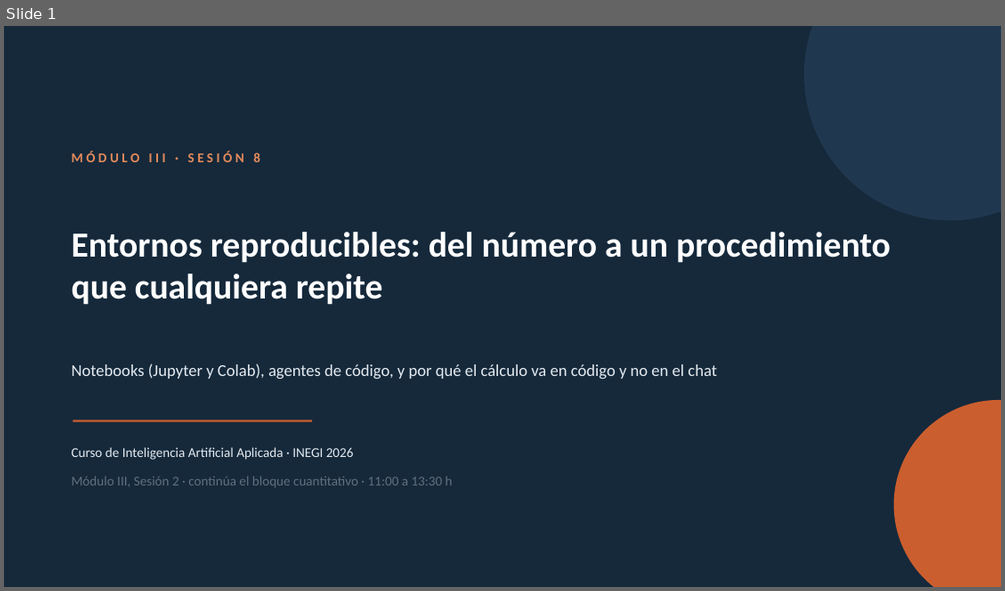
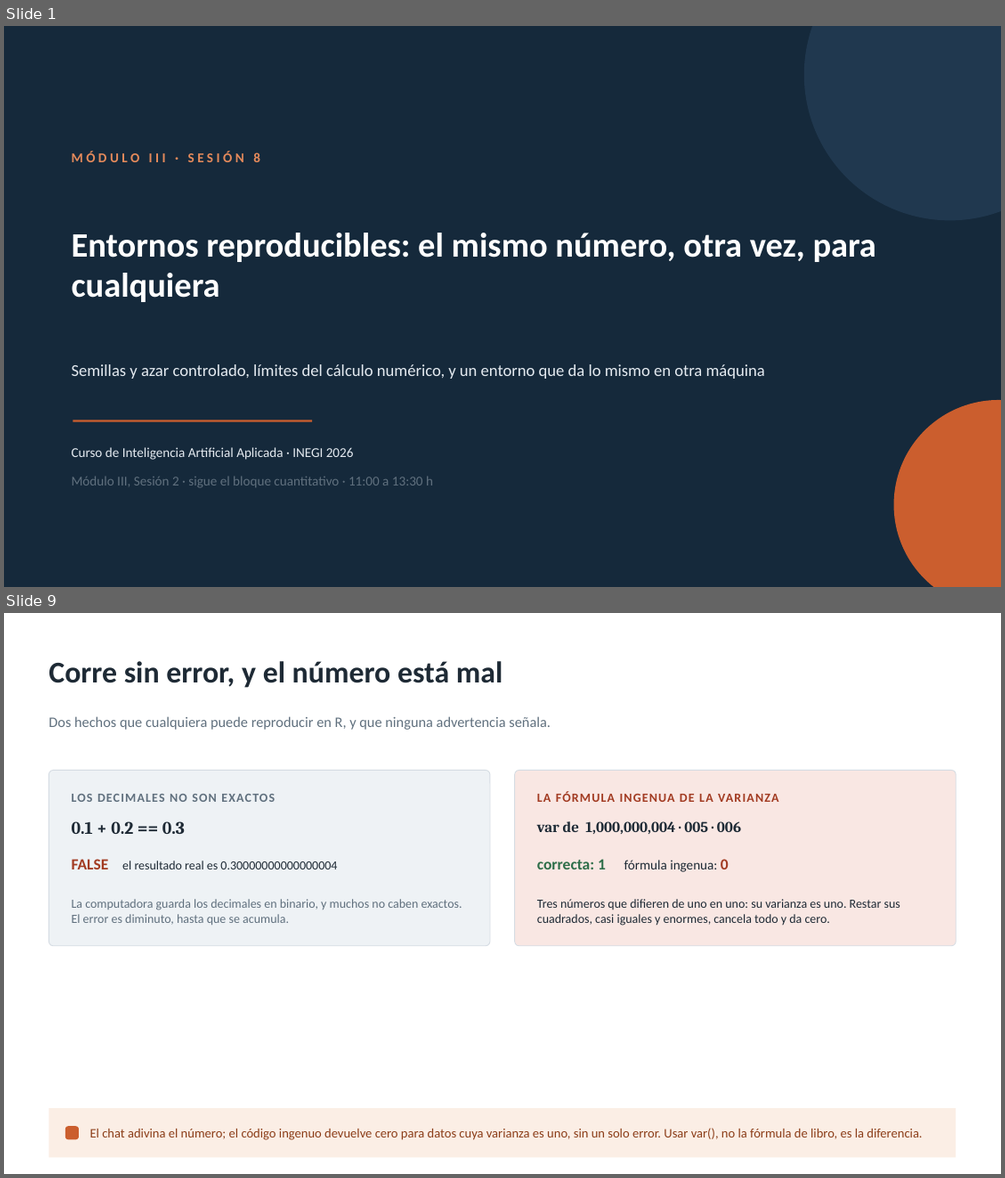
Before and after one commit to marvtrejo/curso-inegi-gen-ai, a slide deck: sesion-08/Sesion_08.pptx. Shown one above the other, each under a label of ours: slide 1 before the commit, slides 1 and 9 after it; the slides between them are not shown. The pictures are 1005x591 and 1005x1178 pixels, drawn with LibreOffice and Linux fonts; fonts in the diff are those of the drawing. Boxes give left, top, right and bottom in pixels: in the first picture for what was removed or moved away, otherwise in the second. Text is boxed around its words. In the diff, an @@ line names an element or a change of style, - is before the commit and + after.

```diff
--- a/sesion-08/Sesion_08.pptx
+++ b/sesion-08/Sesion_08.pptx
@@ slide 9 added at [4, 613, 1001, 1174], background #FFFFFF @@
@@ text added at [48, 661, 503, 688], 29 pt, text #1E2A35, bold @@
+Corre sin error, y el número está mal
@@ text added at [48, 716, 550, 730], 14 pt, text #60707E @@
+Dos hechos que cualquiera puede reproducir en R, y que ninguna advertencia señala.
@@ rounded rectangle added at [48, 770, 490, 946], fill #EEF2F5, outline #D5DCE3 0.75 pt @@
@@ rounded rectangle added at [515, 770, 956, 946], fill #F9E7E3, outline #D5DCE3 0.75 pt @@
@@ text added at [72, 794, 275, 802], 12 pt, text #60707E, bold @@
+LOS DECIMALES NO SON EXACTOS
@@ text added at [537, 791, 778, 802], 12 pt, text #A23B22, bold @@
+LA FÓRMULA INGENUA DE LA VARIANZA
@@ text added at [72, 821, 185, 834], 17 pt, text #1E2A35, bold @@
+0.1 + 0.2 == 0.3
@@ text added at [537, 821, 741, 834], 14.5 pt, text #1E2A35, bold @@
+var de 1,000,000,004 · 005 · 006
@@ text added at [72, 859, 337, 869], 12 pt, text #1E2A35 @@
+FALSE el resultado real es 0.30000000000000004
@@ text added at [537, 859, 728, 872], 13 pt, text #1E2A35 @@
+correcta: 1 fórmula ingenua: 0
@@ text added at [72, 899, 462, 925], 12 pt, text #60707E @@
+La computadora guarda los decimales en binario, y muchos no caben exactos. El error es diminuto, hasta que se acumula.
@@ text added at [537, 899, 900, 925], 12 pt, text #1E2A35 @@
+Tres números que difieren de uno en uno: su varianza es uno. Restar sus cuadrados, casi iguales y enormes, cancela todo y da cero.
@@ rectangle added at [48, 1108, 956, 1158], fill #FBEEE5 @@
@@ rounded rectangle added at [65, 1126, 79, 1140], fill #CB5E2E @@
@@ text added at [90, 1127, 922, 1140], 12.5 pt, text #8C3E19 @@
+El chat adivina el número; el código ingenuo devuelve cero para datos cuya varianza es uno, sin un solo error. Usar var(), no la fórmula de libro, es la diferencia.
@@ slide 1 changed as well @@
@@ text at [72, 232, 876, 302]: text changed; size 34 to 33 pt @@
-Entornos reproducibles: del número a un procedimiento que cualquiera repite
+Entornos reproducibles: el mismo número, otra vez, para cualquiera
@@ text at [72, 364, 765, 378]: text changed @@
-Notebooks (Jupyter y Colab), agentes de código, y por qué el cálculo va en código y no en el chat
+Semillas y azar controlado, límites del cálculo numérico, y un entorno que da lo mismo en otra máquina
@@ text at [72, 475, 433, 488]: text changed @@
-Módulo III, Sesión 2 · continúa el bloque cuantitativo · 11:00 a 13:30 h
+Módulo III, Sesión 2 · sigue el bloque cuantitativo · 11:00 a 13:30 h
```
Also in this commit, not shown: 5 other slides changed, 11 other slides added, 13 slides removed, 10 other files.
